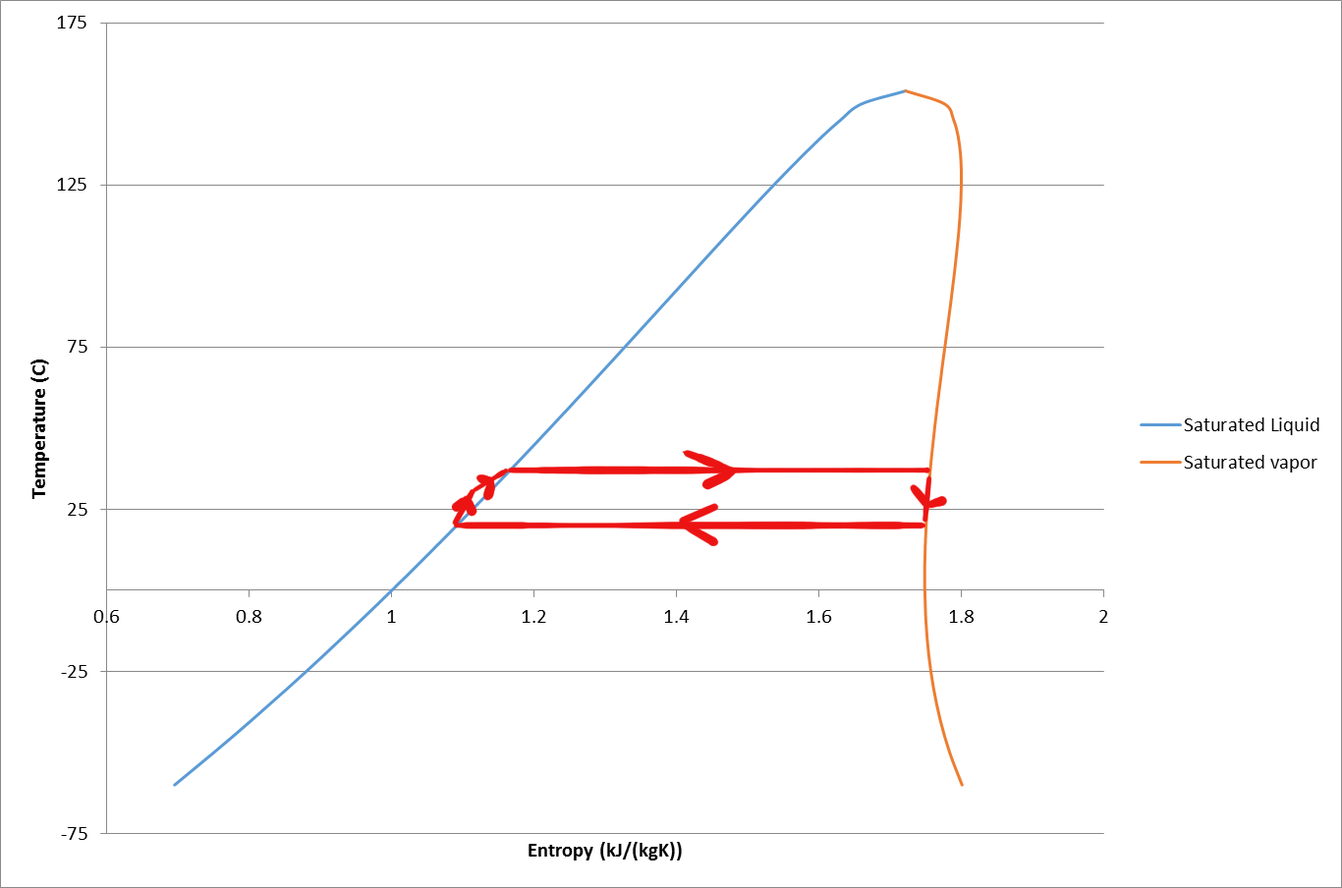
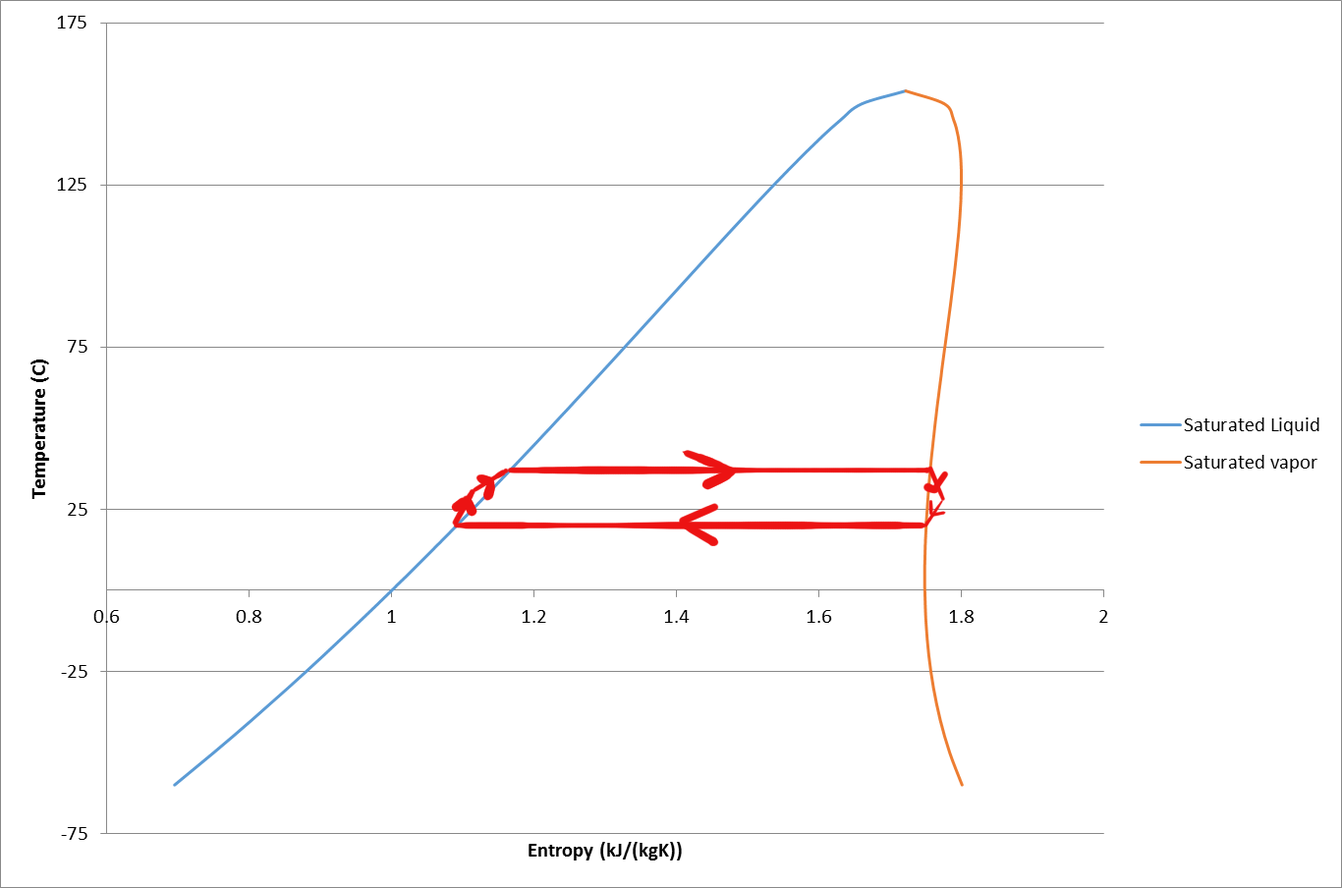
Layer changes from the first (1342, 888) image to the second:
painted on "42C 20C" over left=909, top=465, right=949, bottom=528
